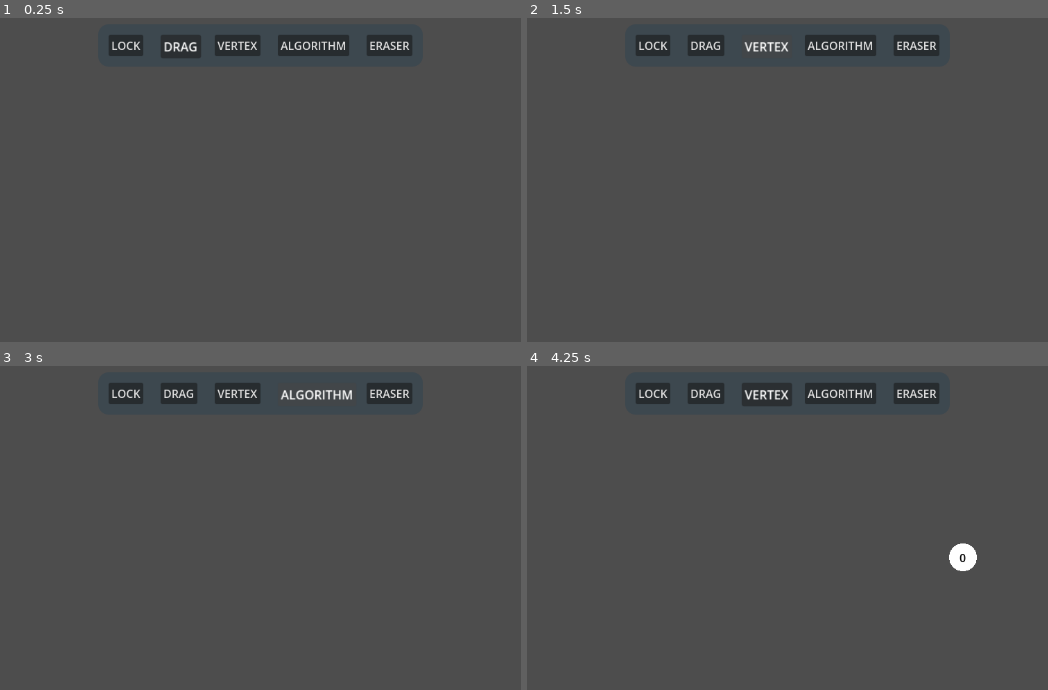
Above: before the commit, frames 1-4 (two rows, left to right).
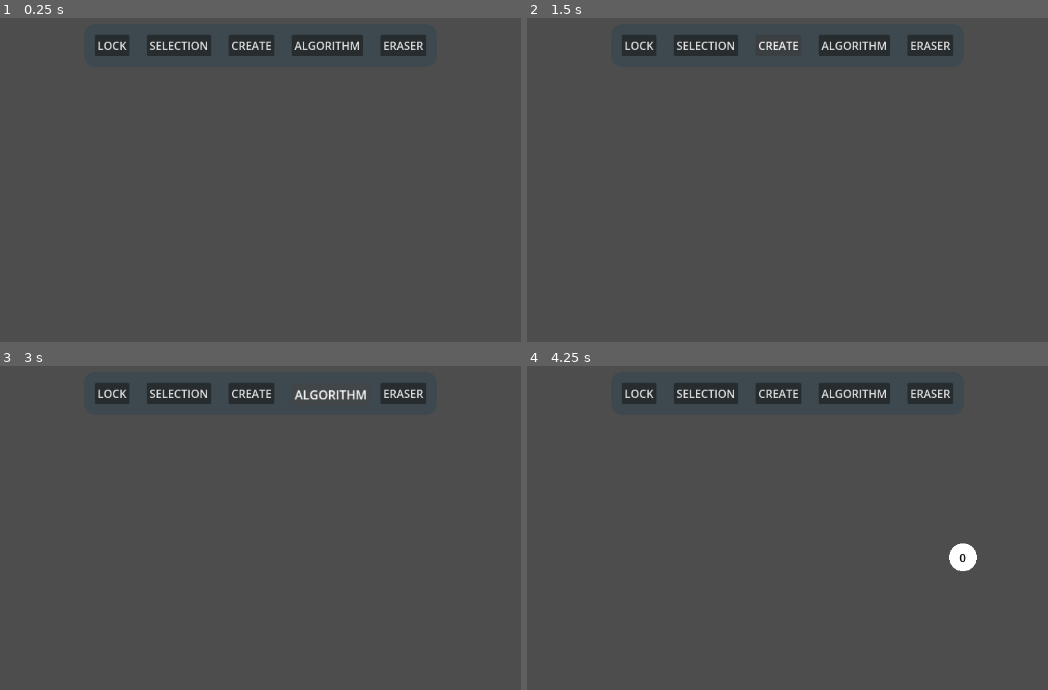
Above: after the commit, the same moments.

Repository: VerticesLTD/Graphos
Game: Godot game, scene res://main.tscn
Two runs of this game, one before a commit and one after it. Both use one fixed random seed, a clock stepped at 60 frames per second and the inputs below.
Inputs (mouse positions are in pixels of both pictures, inside the frame that each line leads up to):
- Up to frame 1 (0.25 s): no input
- Up to frame 2 (1.5 s): click "DRAG" (after the commit: "SELECTION") at 0.5 s; click "VERTEX" (after the commit: "CREATE") at 1.25 s
- Up to frame 3 (3 s): click "LOCK" at 2 s; click "ALGORITHM" at 2.75 s
- Up to frame 4 (4.25 s): tap Enter at 3.5 s; move the mouse to (964, 557) at 3.52 s; hold D from 3.53 s (still down); tap V at 3.6 s; click (964, 557) at 3.67 s

The runs differ from the first frame. In frame 1, 2.2% of the frame differs, in the area x 18-82%, y 5-13%; in frame 2, 2.0%; in frame 3, 2.0%; in frame 4, 2.2%.

Commit message:
Change mode names

Diff:
--- a/controllers/GraphController.gd
+++ b/controllers/GraphController.gd
@@ -117,13 +117,13 @@
 
 	# 1. CLICKED VERTEX
 	if id != Globals.NOT_FOUND:
-		if is_ctrl and Globals.current_state == Globals.State.VERTEX:
+		if is_ctrl and Globals.current_state == Globals.State.CREATE:
 			_handle_path_connection(mouse_global_pos)
 		else:
 			_start_dragging(id)
 		return
 
-	if  Globals.current_state == Globals.State.VERTEX:
+	if  Globals.current_state == Globals.State.CREATE:
 		# 2. CLICKED EMPTY SPACE INTERACTION WHILE VERTEX STATE
 		if is_ctrl:
 			_handle_path_connection(mouse_global_pos) # Create & Connect
--- a/main.tscn
+++ b/main.tscn
@@ -54,15 +54,15 @@
 focus_mode = 0
 text = "LOCK"
 
-[node name="Drag" type="Button" parent="CanvasLayer/MarginContainer/PanelContainer/HBoxContainer"]
+[node name="Selection" type="Button" parent="CanvasLayer/MarginContainer/PanelContainer/HBoxContainer"]
 layout_mode = 2
 focus_mode = 0
-text = "DRAG"
+text = "SELECTION"
 
-[node name="Vertex" type="Button" parent="CanvasLayer/MarginContainer/PanelContainer/HBoxContainer"]
+[node name="Create" type="Button" parent="CanvasLayer/MarginContainer/PanelContainer/HBoxContainer"]
 layout_mode = 2
 focus_mode = 0
-text = "VERTEX"
+text = "CREATE"
 
 [node name="Algorithm" type="Button" parent="CanvasLayer/MarginContainer/PanelContainer/HBoxContainer"]
 layout_mode = 2
@@ -75,7 +75,7 @@
 text = "ERASER"
 
 [connection signal="pressed" from="CanvasLayer/MarginContainer/PanelContainer/HBoxContainer/LockTool" to="CanvasLayer" method="_on_lock_tool_pressed"]
-[connection signal="pressed" from="CanvasLayer/MarginContainer/PanelContainer/HBoxContainer/Drag" to="CanvasLayer" method="_on_drag_pressed"]
-[connection signal="pressed" from="CanvasLayer/MarginContainer/PanelContainer/HBoxContainer/Vertex" to="CanvasLayer" method="_on_vertex_pressed"]
+[connection signal="pressed" from="CanvasLayer/MarginContainer/PanelContainer/HBoxContainer/Selection" to="CanvasLayer" method="_on_drag_pressed"]
+[connection signal="pressed" from="CanvasLayer/MarginContainer/PanelContainer/HBoxContainer/Create" to="CanvasLayer" method="_on_vertex_pressed"]
 [connection signal="pressed" from="CanvasLayer/MarginContainer/PanelContainer/HBoxContainer/Algorithm" to="CanvasLayer" method="_on_algorithm_pressed"]
 [connection signal="pressed" from="CanvasLayer/MarginContainer/PanelContainer/HBoxContainer/Eraser" to="CanvasLayer" method="_on_eraser_pressed"]
--- a/scripts/utils/globals.gd
+++ b/scripts/utils/globals.gd
@@ -13,8 +13,8 @@
 # App states
 # ------------
 enum State {
-	DRAG,
-	VERTEX,
+	SELECTION,
+	CREATE,
 	ALG,
 	ERASER,
 }
--- a/ui/global/button_highlights.gd
+++ b/ui/global/button_highlights.gd
@@ -1,10 +1,10 @@
 extends HBoxContainer
 
 @onready var lock_tool: Button = $LockTool
-@onready var vertex: Button = $Vertex
+@onready var create: Button = $Vertex
 @onready var algorithm: Button = $Algorithm
 @onready var eraser: Button = $Eraser
-@onready var drag: Button = $Drag
+@onready var selection: Button = $Drag
 
 # Keep track of the last state so we only animate when it changes
 var _last_state = null
@@ -16,36 +16,28 @@
 		_last_state = Globals.current_state
 
 func _animate_buttons(current_state) -> void:
-	# 1. Setup the Tween
 	var tween = create_tween().set_parallel(true) # Run all animations at once
 	tween.set_trans(Tween.TRANS_CUBIC).set_ease(Tween.EASE_OUT) # Smooth "pop" effect
 
-	# 2. Map your States to the actual Button nodes
-	# (This replaces the big match statement)
 	var state_to_button = {
-		Globals.State.VERTEX: vertex,
-		Globals.State.DRAG: drag,
+		Globals.State.CREATE: create,
+		Globals.State.SELECTION: selection,
 		Globals.State.ALG: algorithm,
 		Globals.State.ERASER: eraser
 	}
 
 	var active_button = state_to_button.get(current_state)
 
-	# 3. Loop through ALL buttons to animate them
 	for btn in state_to_button.values():
 		var target_modulate
 		var target_scale
 
 		if btn == active_button:
-			# This is the active button: Highlight it
 			target_modulate = Globals.BUTTON_HIGHLIGHT_MODULATE
 			target_scale = Globals.BUTTON_HIGHLIGHT_SCALE
 		else:
-			# This is an inactive button: Reset it
 			target_modulate = Globals.BUTTON_REGULAR_MODULATE
 			target_scale = Globals.BUTTON_REGULAR_SCALE
 
-		# 4. Apply the Tween
-		# 0.2 is the duration in seconds
 		tween.tween_property(btn, "modulate", target_modulate, 0.2)
 		tween.tween_property(btn, "scale", target_scale, 0.2)
--- a/ui/global/global_UI.gd
+++ b/ui/global/global_UI.gd
@@ -17,7 +17,7 @@
 
 # Called every frame. 'delta' is the elapsed time since the previous frame.
 func _process(delta: float) -> void:
-	# Process input when in DRAG mode
+	# Process input when in SELECTION mode
 
 	if _monitoring_input:
 		_press_timer += delta
@@ -29,7 +29,7 @@
 func _unhandled_input(event: InputEvent) -> void:
 	if event is InputEventMouseButton and \
 		event.button_index == MOUSE_BUTTON_LEFT \
-		and Globals.current_state == Globals.State.DRAG:
+		and Globals.current_state == Globals.State.SELECTION:
 		if event.is_pressed():
 			# Mouse down, start timer
 			_monitoring_input = true
@@ -90,11 +90,11 @@
 	GLogger.debug("Keyboard Clicked.",LOG_TAG)
 	match event.keycode:
 		KEY_V:
-			Globals.current_state = Globals.State.VERTEX
+			Globals.current_state = Globals.State.CREATE
 		KEY_A:
 			Globals.current_state = Globals.State.ALG
 		KEY_D:
-			Globals.current_state = Globals.State.DRAG
+			Globals.current_state = Globals.State.SELECTION
 		KEY_E:
 			Globals.current_state = Globals.State.ERASER
 
@@ -105,11 +105,11 @@
 
 
 func _on_drag_pressed() -> void:
-	Globals.current_state = Globals.State.DRAG
+	Globals.current_state = Globals.State.SELECTION
 
 
 func _on_vertex_pressed() -> void:
-	Globals.current_state = Globals.State.VERTEX
+	Globals.current_state = Globals.State.CREATE
 
 
 func _on_algorithm_pressed() -> void:
